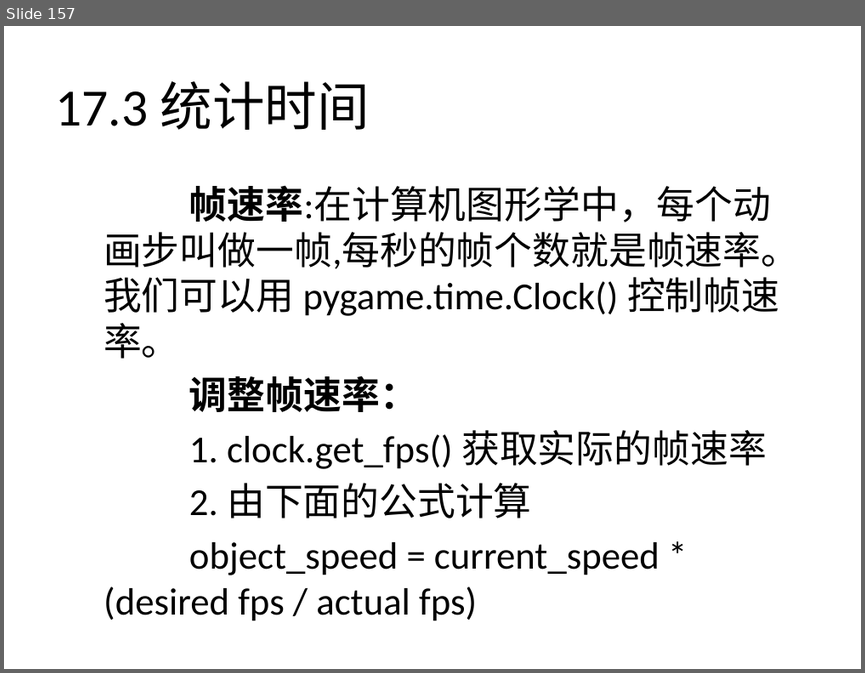
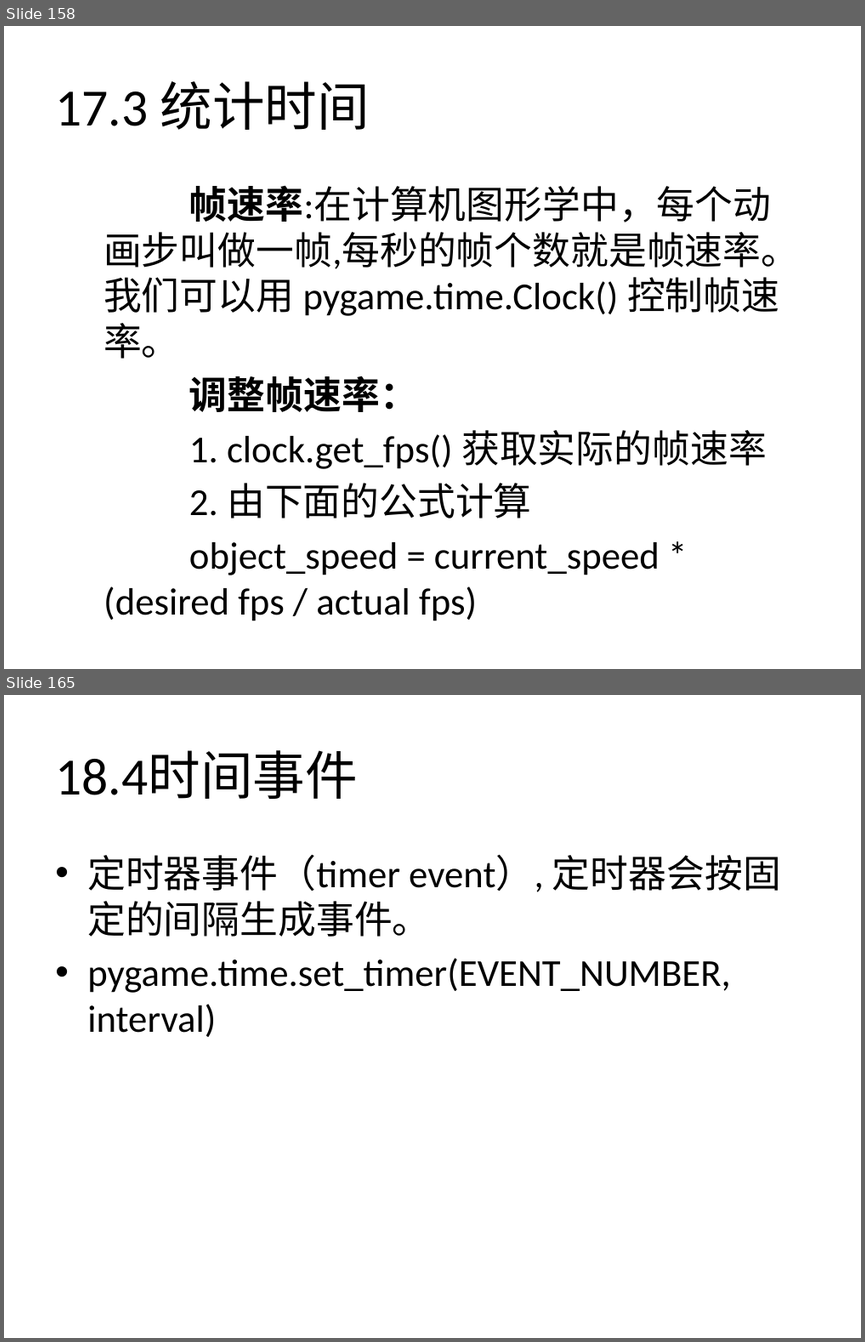
Before and after one commit to zhinan18/Python3, a slide deck: readme/Python3.pptx. Shown one above the other, each under a label of ours: slide 157 before the commit, slides 158 and 165 after it; the slides between them are not shown. The pictures are 865x673 and 865x1342 pixels, drawn with LibreOffice and Linux fonts; fonts in the diff are those of the drawing. Boxes give left, top, right and bottom in pixels: in the first picture for what was removed or moved away, otherwise in the second. Text is boxed around its words. In the diff, an @@ line names an element or a change of style, - is before the commit and + after.

```diff
--- a/readme/Python3.pptx
+++ b/readme/Python3.pptx
@@ slide 165 added at [4,695,861,1338], background #FFFFFF @@
@@ title added at [55,751,358,799], 44 pt, text #000000 @@
+18.4时间事件
@@ text added at [87,855,781,1037], 32 pt, text #000000 @@
+• 定时器事件（timer event）, 定时器会按固定的间隔生成事件。
+• pygame.time.set_timer(EVENT_NUMBER, interval)
@@ what was slide 157 is now slide 158 @@
```
Also in this commit, not shown: 2 slides changed, 9 other slides added, 7 other files.
